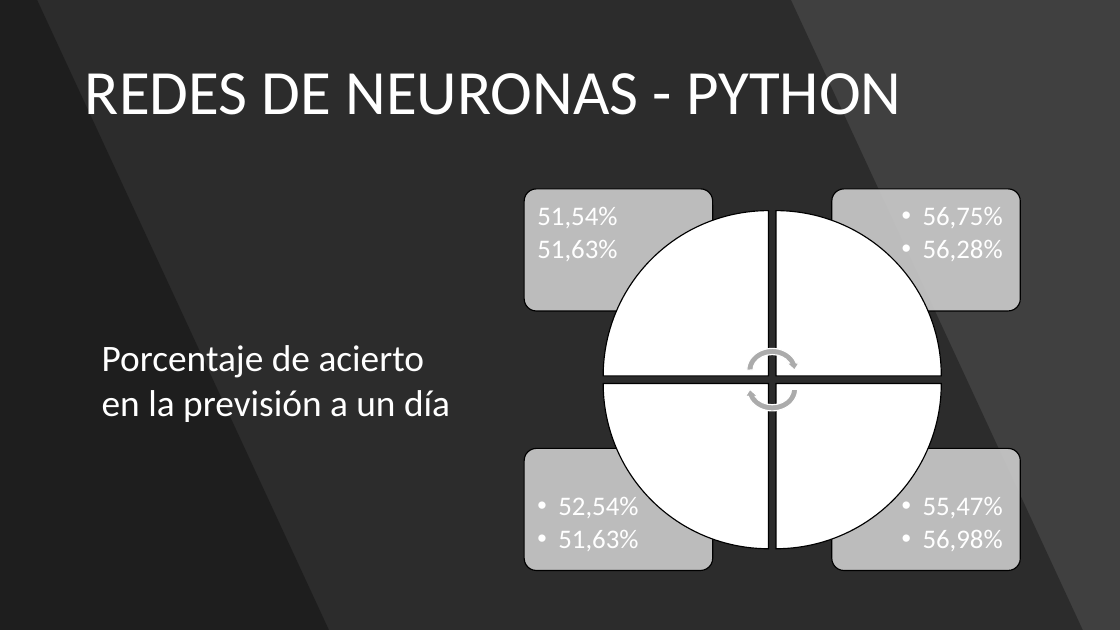
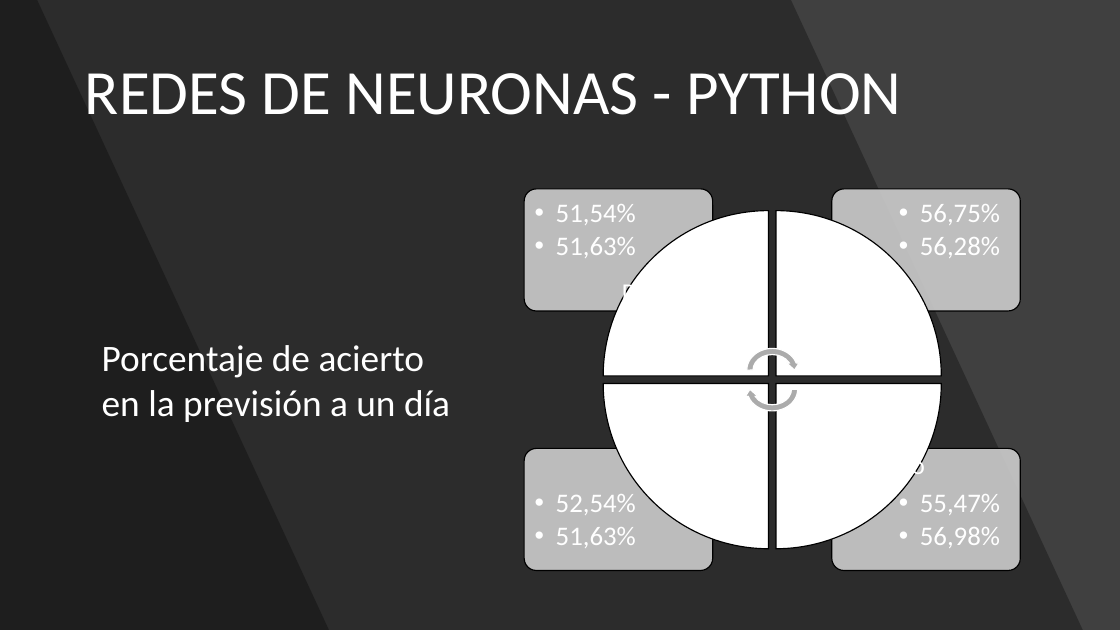
Before and after one commit to adrigrillo/IBEXPredictor, a slide deck: slide 19 of docs/PresentacionFinal.pptx (slide 17 before the commit). Drawn at 1120x630 pixels with LibreOffice and Linux fonts; fonts in the diff are those of the drawing. Boxes give left, top, right and bottom in pixels: in the first picture for what was removed or moved away, otherwise in the second. Text is boxed around its words. In the diff, an @@ line names an element or a change of style, - is before the commit and + after.

```diff
--- a/docs/PresentacionFinal.pptx
+++ b/docs/PresentacionFinal.pptx
@@ text "51,54%" at box(556, 204, 636, 258): bullet none to •• @@
@@ text added at box(622, 280, 682, 300), 22 pt, text #FFFFFF @@
+Datos reales
@@ text added at box(849, 454, 925, 480), 22 pt, text #FFFFFF @@
+% de cambio
@@ bullet • to •• in 3 elements at box(556, 494, 636, 548), box(920, 204, 1000, 258), box(920, 494, 1000, 548) @@
```
Also in this commit, not shown: 3 other slides changed, 2 slides added.
